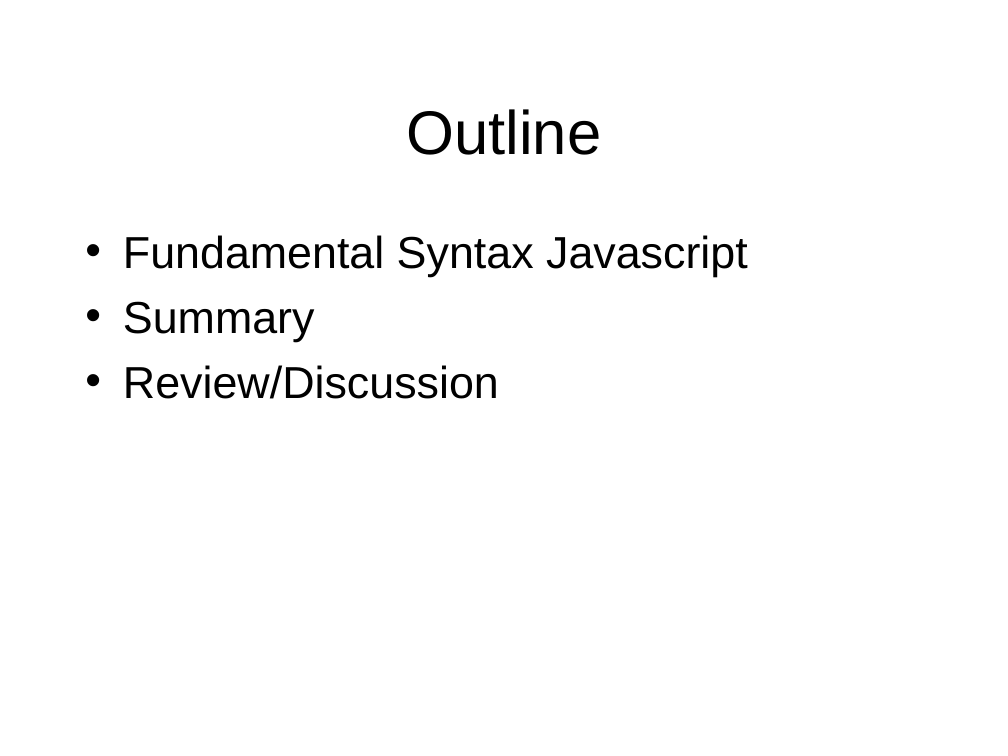
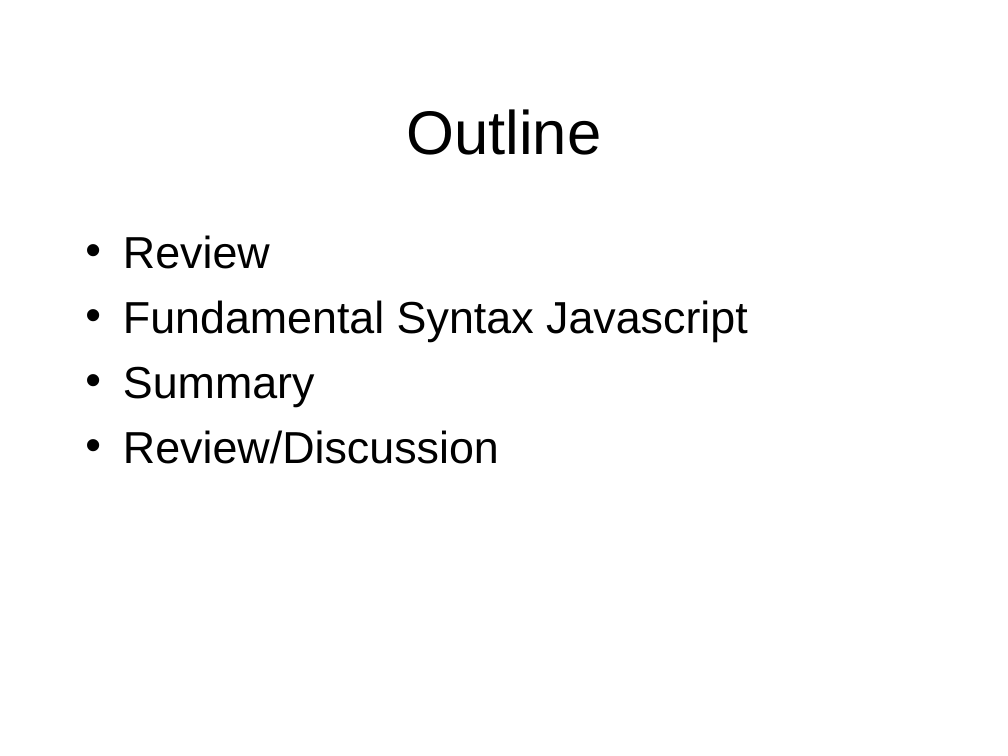
Before and after one commit to octaviordz/zjnu2017.github.io, a slide deck: slide 3 of WAD/lectures/100--Javascript.Syntax.pptx (slide 2 before the commit). Drawn at 1008x756 pixels with LibreOffice and Linux fonts; fonts in the diff are those of the drawing. Boxes give left, top, right and bottom in pixels: in the first picture for what was removed or moved away, otherwise in the second. Text is boxed around its words. In the diff, an @@ line names an element or a change of style, - is before the commit and + after.

Commit message:
Slides WAD.

```diff
--- a/WAD/lectures/100--Javascript.Syntax.pptx
+++ b/WAD/lectures/100--Javascript.Syntax.pptx
@@ text at [123,235,270,269]: paragraph added @@
+• Review
```
Also in this commit, not shown: 1 slide added.
